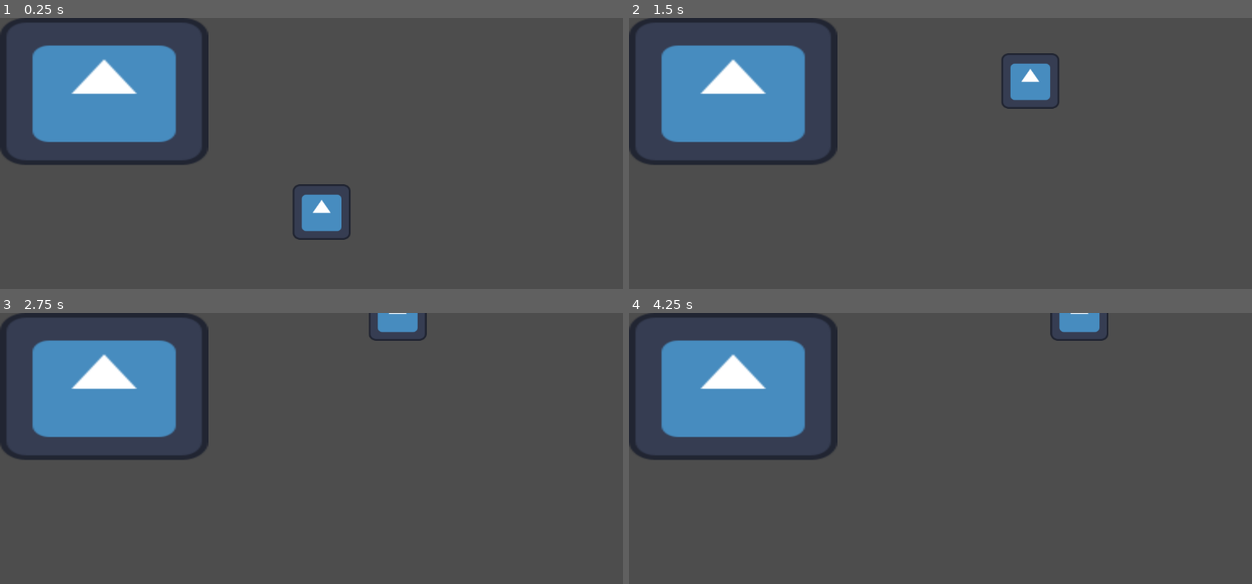
Above: before the commit, frames 1-4 (two rows, left to right).
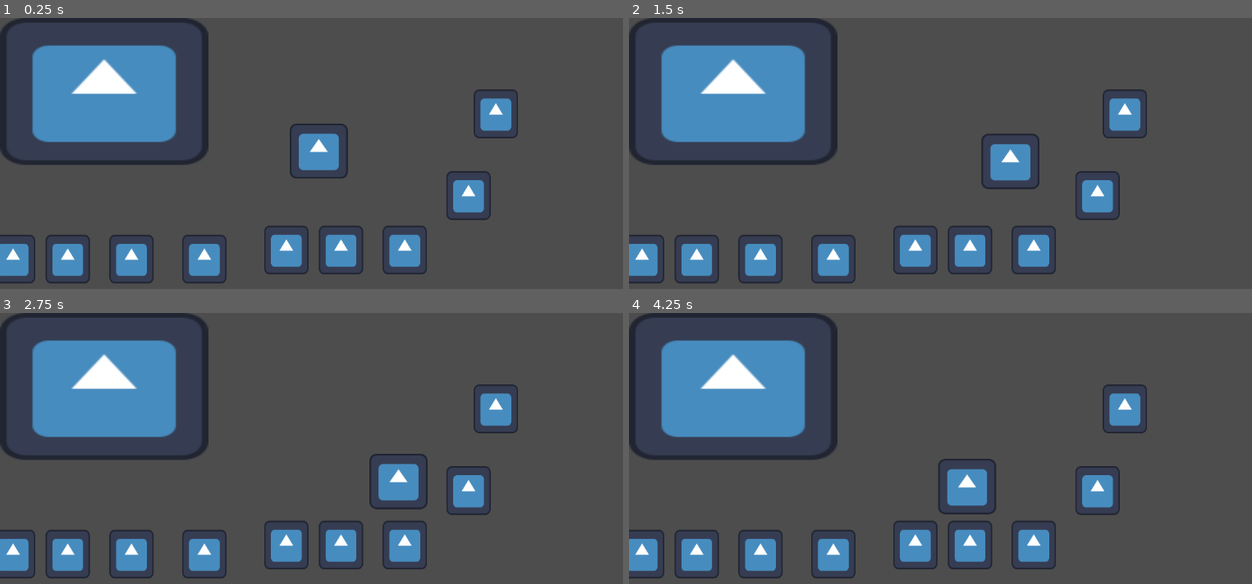
Above: after the commit, the same moments.

Repository: Beau1437/longhand
Game: Godot game, scene res://Longhand1.tscn
Same seed, same stepped clock (60 frames per second), same inputs: the game is played once before the commit and once after it. The engine's default icon, where the game draws it, is replaced by a stand-in: a white triangle on a blue panel in a dark square.
Inputs:
- Up to frame 1 (0.25 s): no input
- Up to frame 2 (1.5 s): hold Right (move_right) 0.53-1.28 s; hold Space (jump) 0.53-1.28 s; hold Left (move_left) from 1.28 s (still down); tap Space (jump) at 1.35 s
- Up to frame 3 (2.75 s): tap Space (jump) at 1.52, 1.82 s; release Left (move_left) at 2.03 s; hold Right (move_right) from 2.03 s (still down); hold Space (jump) from 2.03 s (still down)
- Up to frame 4 (4.25 s): release Space (jump) at 2.78 s; tap Space (jump) at 2.85, 3.02, 3.32 s; release Right (move_right) at 3.53 s; hold Left (move_left) from 3.53 s (still down); hold Space (jump) from 3.53 s (still down)

The runs differ from the first frame. In frame 1, 8.9% of the frame differs, in the area x 0-84%, y 26-98%; in frame 2, 9.1%, in the area x 0-84%, y 12-98%; in frame 3, 8.6%; in frame 4, 8.6%.

Commit message:
modified:   Longhand1.tscn 	new file:   block.gd 	new file:   block.gd.uid 	new file:   block.tscn 	modified:   player.gd 	modified:   player.tscn 	modified:   project.godot

Diff:
--- a/Longhand1.tscn
+++ b/Longhand1.tscn
@@ -1,14 +1,23 @@
-[gd_scene load_steps=4 format=3 uid="uid://dk3a8tr3pl3wo"]
+[gd_scene load_steps=7 format=3 uid="uid://dk3a8tr3pl3wo"]
 
 [ext_resource type="Script" uid="uid://b15jeyy1o0ev1" path="res://main.gd" id="1_ke324"]
 [ext_resource type="PackedScene" uid="uid://ko7yy4nrjvxv" path="res://player.tscn" id="1_q1ibk"]
 [ext_resource type="Texture2D" uid="uid://dhyyu0mrlcvvc" path="res://icon.svg" id="3_jnrtx"]
+[ext_resource type="PackedScene" uid="uid://bhea36jmu5lei" path="res://block.tscn" id="4_liwbu"]
+
+[sub_resource type="TileSetScenesCollectionSource" id="TileSetScenesCollectionSource_liwbu"]
+resource_name = "walls"
+scenes/1/scene = ExtResource("4_liwbu")
+
+[sub_resource type="TileSet" id="TileSet_bhufg"]
+sources/0 = SubResource("TileSetScenesCollectionSource_liwbu")
 
 [node name="Node" type="Node"]
 script = ExtResource("1_ke324")
 
 [node name="Player" parent="." instance=ExtResource("1_q1ibk")]
 position = Vector2(423, 288)
+speed = 400
 
 [node name="TextureRect" type="TextureRect" parent="."]
 offset_right = 366.0
@@ -16,4 +25,10 @@
 texture = ExtResource("3_jnrtx")
 
 [node name="StartPosition" type="Marker2D" parent="."]
-position = Vector2(564, 342)
+position = Vector2(559, 228)
+
+[node name="TileMap" type="TileMap" parent="."]
+tile_set = SubResource("TileSet_bhufg")
+format = 2
+layer_0/name = "walls"
+layer_0/tile_data = PackedInt32Array(1703937, 0, 65536, 1703943, 0, 65536, 1703950, 0, 65536, 1703958, 0, 65536, 1638431, 0, 65536, 1638437, 0, 65536, 1638444, 0, 65536, 1245235, 0, 65536, 655414, 0, 65536)
--- /dev/null
+++ b/block.gd
@@ -0,0 +1,2 @@
+extends StaticBody2D
+class_name Block
--- /dev/null
+++ b/block.tscn
@@ -0,0 +1,21 @@
+[gd_scene load_steps=4 format=3 uid="uid://bhea36jmu5lei"]
+
+[ext_resource type="Texture2D" uid="uid://dhyyu0mrlcvvc" path="res://icon.svg" id="1_im0tn"]
+[ext_resource type="Script" uid="uid://dop73cueiae2j" path="res://block.gd" id="1_xfwl5"]
+
+[sub_resource type="RectangleShape2D" id="RectangleShape2D_qncar"]
+size = Vector2(77, 85)
+
+[node name="Block" type="StaticBody2D"]
+collision_layer = 4
+collision_mask = 0
+script = ExtResource("1_xfwl5")
+
+[node name="CollisionShape2D" type="CollisionShape2D" parent="."]
+position = Vector2(-0.5, 0.5)
+shape = SubResource("RectangleShape2D_qncar")
+
+[node name="Sprite2D" type="Sprite2D" parent="."]
+position = Vector2(-1, 1)
+scale = Vector2(0.609375, 0.671875)
+texture = ExtResource("1_im0tn")
--- a/player.gd
+++ b/player.gd
@@ -1,8 +1,12 @@
-extends Area2D
-#signal hit
+extends CharacterBody2D
+class_name Player
 
 @export var speed = 400
+var jumping = false
 var screen_size
+var vel1 = velocity.y
+const GRAVITY = 200
+const WALK_SPEED = 200
 
 # Called when the node enters the scene tree for the first time.
 func _ready() -> void:
@@ -11,25 +15,36 @@
 
 
 # Called every frame. 'delta' is the elapsed time since the previous frame.
-func _process(delta: float) -> void:
-	var velocity = Vector2.ZERO
-	if Input.is_action_pressed("move_right"):
-		velocity.x += 1
+func _physics_process(delta: float) -> void:
+	vel1 = velocity.y
+	velocity.y += delta * GRAVITY
+	if (vel1 == 0):
+		jumping = false
+
+	if Input.is_action_pressed("jump") && !jumping:
+		velocity.y = -100
+		print("JUMPO!")
+		jumping = true
 	if Input.is_action_pressed("move_left"):
-		velocity.x -= 1
-	#if Input.is_action_pressed("move_down"):
-		#velocity.y += 1
-	if Input.is_action_pressed("jump"):
-		velocity.y -= 1
-	if velocity.length() > 0:
-		velocity = velocity.normalized() * speed
+		velocity.x = -WALK_SPEED
+	elif Input.is_action_pressed("move_right"):
+		velocity.x =  WALK_SPEED
+	else:
+		velocity.x = 0
+
+	# "move_and_slide" already takes delta time into account.
+	move_and_slide()
+	#if velocity.length() > 0:
+		#velocity = velocity.normalized() * speed
 		#$AnimatedSprite2D.play()
 	#else:
 		#$AnimatedSprite2D.stop()
 
-	position += velocity * delta
-	position = position.clamp(Vector2.ZERO, screen_size)
-
+	#var collision = move_and_collide(velocity * delta)
+	#if collision:
+		#print("I collided with ", collision.get_collider().name)
+	#position += velocity * delta
+	#position = position.clamp(Vector2.ZERO, screen_size)
 	#if velocity.x != 0:
 		#$AnimatedSprite2D.animation = "walk"
 		#$AnimatedSprite2D.flip_v = false
--- a/player.tscn
+++ b/player.tscn
@@ -6,8 +6,9 @@
 [sub_resource type="RectangleShape2D" id="RectangleShape2D_i3pqv"]
 size = Vector2(25.5, 24)
 
-[node name="Player" type="Area2D"]
+[node name="Player" type="CharacterBody2D"]
 scale = Vector2(4, 4)
+collision_mask = 4
 script = ExtResource("1_4flbx")
 
 [node name="CollisionShape2D" type="CollisionShape2D" parent="."]
--- a/project.godot
+++ b/project.godot
@@ -36,3 +36,10 @@
 "events": [Object(InputEventKey,"resource_local_to_scene":false,"resource_name":"","device":-1,"window_id":0,"alt_press …(191 unchanged characters)…
 ]
 }
+
+[layer_names]
+
+2d_physics/layer_1="Player"
+2d_physics/layer_2="Collectables"
+2d_physics/layer_3="World"
+2d_physics/layer_4="Enemies"
Not shown, added: block.gd.uid
